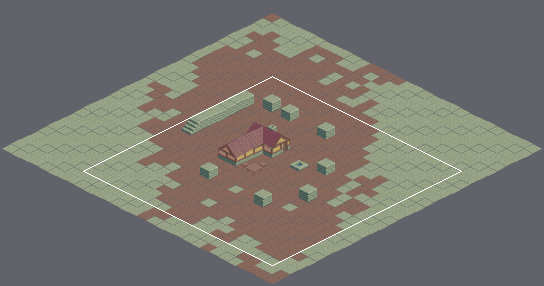
One commit to this Tiled map: assets/sprites/tilesets/isometricTilemap.tmx. Above, an overview of the earlier version with the close-up marked.
Close-up. Old version:
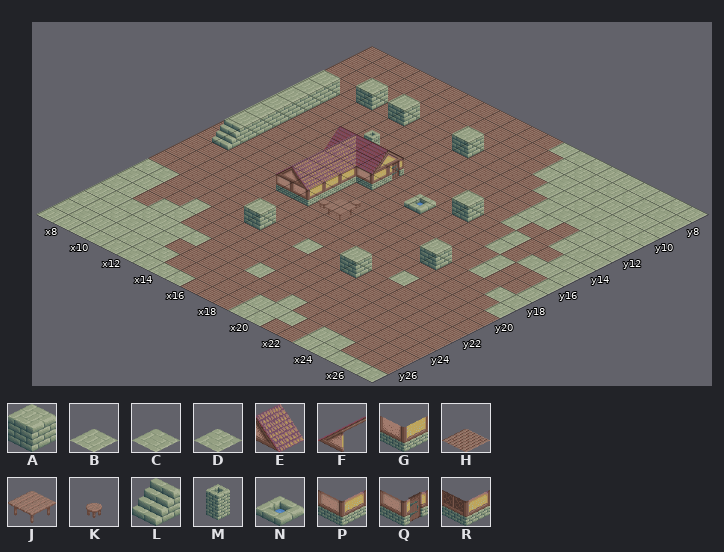
Cells are 64x32 px. Isometric: x runs down to the right, y down to the left. Shown: x 7..27, y 7..27.
Key: from "holacaracola": A 0, B 2, C 3, D 4, E 12, F 15, G 21, H 50, J 51, K 52, L 54, M 57, N 59, P 71, Q 74, R 77.
_ is an empty cell.
Layers that did not change in this view are not listed.
Layer "ground" before, first column x 7:
 7 HHHHHHHHHHHHBCDBBBDDB
 8 HHHHHHHHHHHHHDDDDDCCC
 9 HHHHHHHHHHHHHBCDCBBBD
10 DHHAHAHHHAHHHHCCDCCDD
11 HBHHHHHHHHHHHHHCCCDDB
12 HHHHHHHHHHHHHHHDCHCBC
13 HHHHHCDBHHHHHHHCHHBCC
14 HHHHHCCBHHHHHAHHCHHCB
15 HHHHHDDDHHHHHHHHCHCBC
16 HHHHHDHHHHHHHHHHHCHHC
17 HHHHHBHHHHHHHHHHHBHHB
18 HHHHHHBHHHHHHHHAHHHDC
19 HHHHHHHHHHHHHHHHHHHHD
20 HHHHHHHHHHHHHHHBHHHHH
21 DCHHHHHAHHBHHAHHHHHHH
22 CBHHBHHHHHHHHHHHHHHHH
23 CBHCDHHHHHHHHHHHHHHHH
24 BCCDBDDHHHBHHHHHHHHHH
25 DBDCBCHHHHHHHBHHHHHHH
26 CCBBCCDHHHHHBBBHBCHHH
27 BBBCCCCDDHHHDDHHBDCCC
Layer "wall" before, first column x 7:
 7 _____________________
 8 _____________________
 9 _____________________
10 _____________________
11 _A___________________
12 _A___________________
13 _A____M______________
14 _A______Q____________
15 _A____PRP__N_________
16 _A_____P_____________
17 _L___FEG_K___________
18 ______PGKJ___________
19 _____________________
20 _____________________
21 _____________________
22 _____________________
23 _____________________
24 _____________________
25 _____________________
26 _____________________
27 _____________________
Once edited:
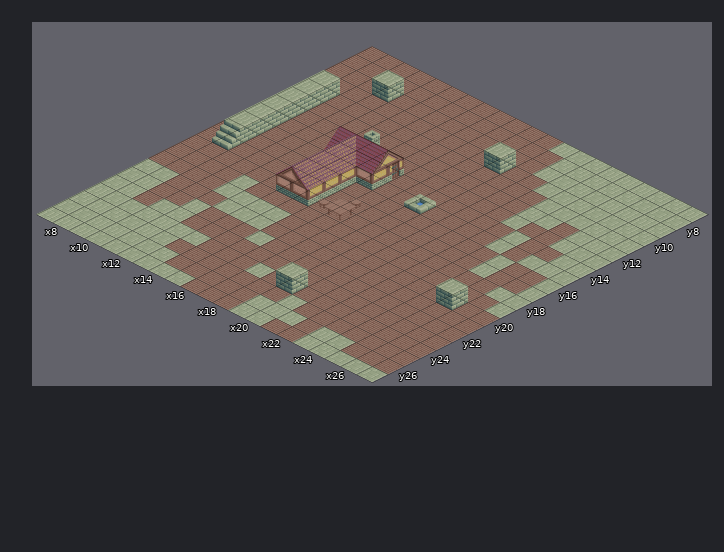
Commit: added collision between the player and the wall layer
Change:
Changed rows in their new state; . is an unchanged cell.
Layer "ground":
first column x 10:
10 H.H...H
first column x 20:
14 H
first column x 11:
18 ...........H
19 C...........
20 CCCC.......H
21 .CCC..H..H..
22 ....C.......
Layer "wall":
first column x 10:
 9 A........
10 ........A
first column x 25:
20 A
first column x 19:
24 A
Where, in picture pixels (left, top, right, bottom), the same in both close-ups:
changed: (356, 70, 420, 126)
changed: (452, 126, 516, 174)
changed: (212, 174, 323, 254)
changed: (452, 190, 484, 222)
changed: (388, 238, 468, 310)
changed: (340, 246, 372, 278)
added: (276, 262, 308, 294)
